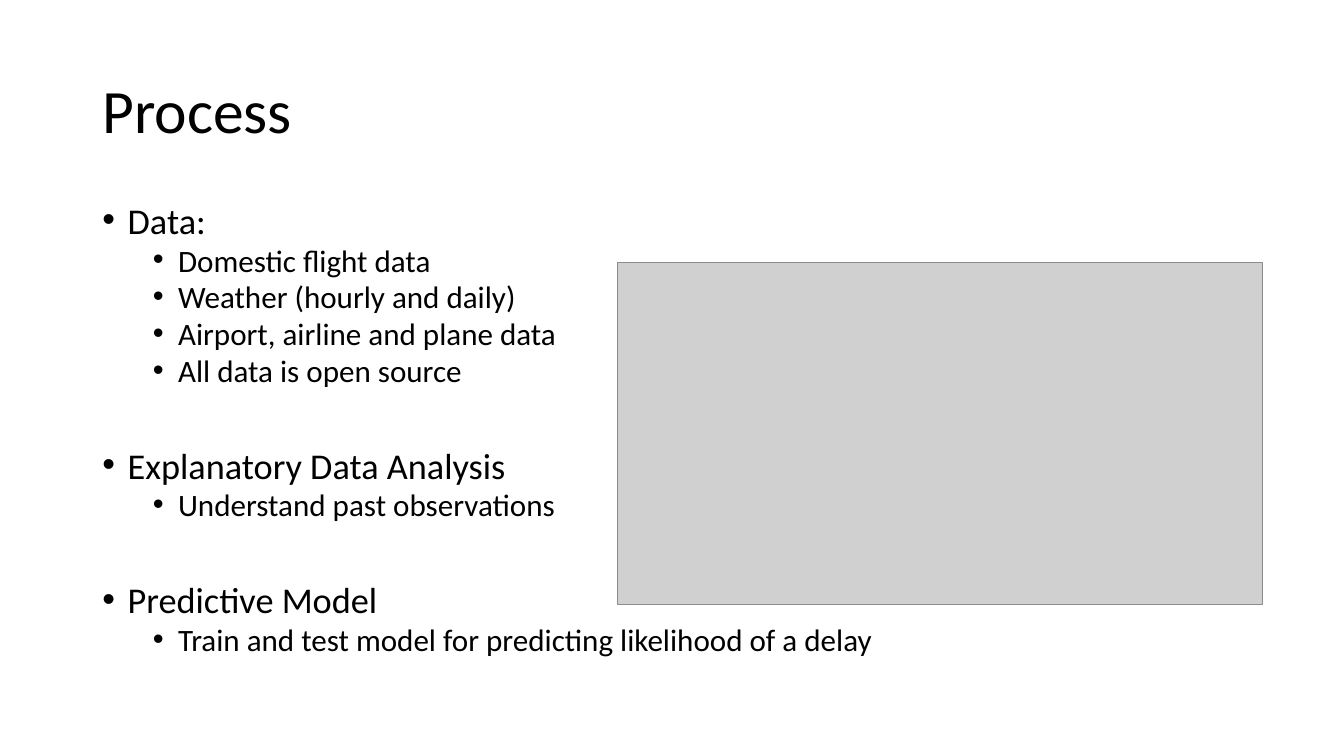
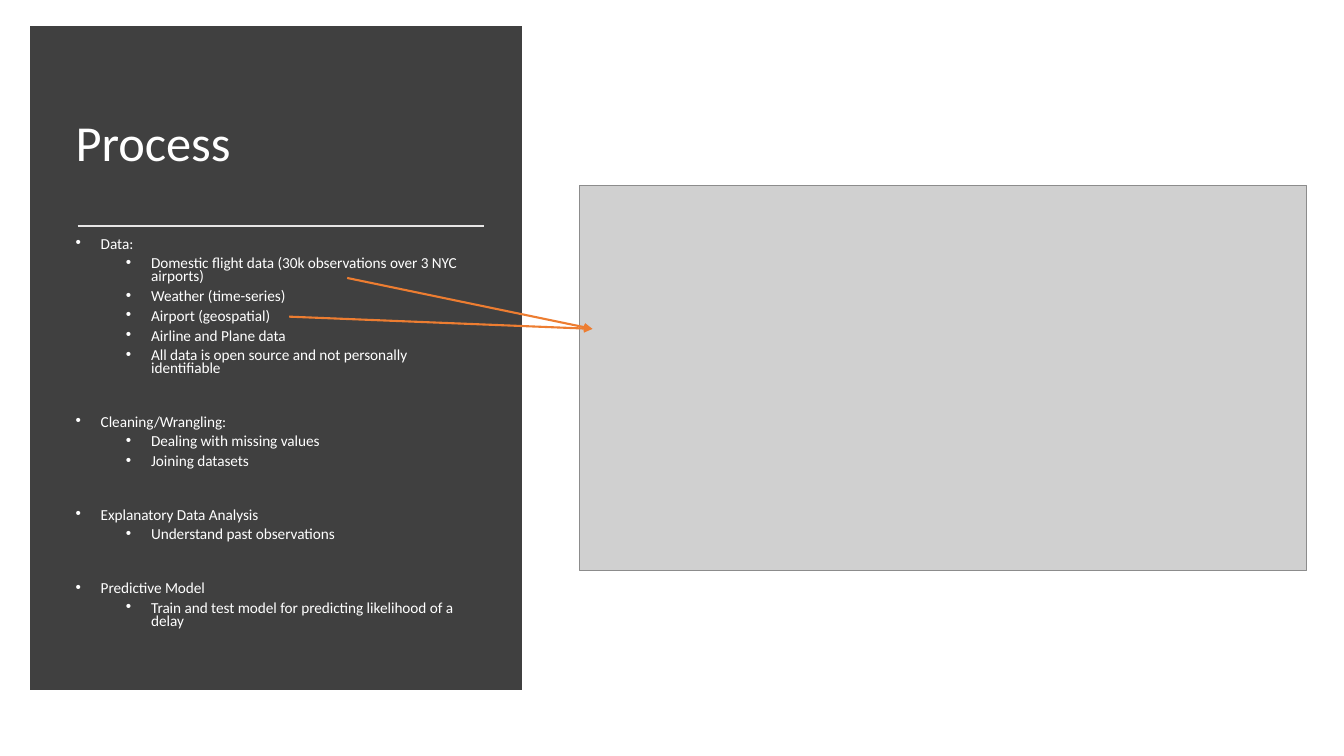
Before and after one commit to c-a11en/codeclan_final_project, a slide deck: slide 3 of Flight Delays Presentation.pptx. Drawn at 1344x756 pixels with LibreOffice and Linux fonts; fonts in the diff are those of the drawing; grey boxes stand for pictures. Boxes give left, top, right and bottom in pixels: in the first picture for what was removed or moved away, otherwise in the second. Text is boxed around its words. In the diff, an @@ line names an element or a change of style, - is before the commit and + after.

```diff
--- a/Flight Delays Presentation.pptx
+++ b/Flight Delays Presentation.pptx
@@ rectangle added at bbox=[37, 33, 515, 684], fill #404040, outline #404040 10 pt @@
@@ title "Process": place and size @@
-title "Process" at bbox=[102, 93, 292, 134]
+title "Process" at bbox=[76, 128, 231, 162]
@@ title "Process" at bbox=[76, 128, 231, 162]: size 44 to 36 pt, text colour #000000 to #FFFFFF @@
@@ picture: place and size @@
-picture at bbox=[618, 263, 1263, 605]
+picture at bbox=[580, 186, 1307, 571]
@@ text "Data:": place and size @@
-text "Data:" at bbox=[128, 210, 871, 657]
+text "Data:" at bbox=[101, 239, 457, 629]
@@ line added from (78, 226) to (484, 226), #E7E6E6 1.75 pt @@
@@ text at bbox=[101, 239, 453, 629]: size 25.9 to 10.8 pt in "Data:", "Explanatory Data Analysis", "Predictive Model"; text colour #000000 to #FFFFFF in "Data:", "Explanatory Data Analysis", "Understand past observations", "Predictive Model" and 1 more places; size 22.2 to 10.8 pt in "Understand past observations", "Train and test model for predicting likelihood ..."; line spacing 0.8 to 0.7 @@
@@ text at bbox=[101, 257, 457, 469]: text changed; size 22.2 to 10.8 pt; text colour #000000 to #FFFFFF @@
-  • Domestic flight data
-  • Weather (hourly and daily)
-  • Airport, airline and plane data
-  • All data is open source
+  • Domestic flight data (30k observations over 3 NYC airports)
+  • Weather (time-series)
+  • Airport (geospatial)
+  • Airline and Plane data
+  • All data is open source and not personally identifiable
+• Cleaning/Wrangling:
+  • Dealing with missing values
+  • Joining datasets
@@ arrow added from (347, 278) to (593, 329), #ED7D31 1.5 pt @@
@@ arrow added from (289, 317) to (593, 329), #ED7D31 1.5 pt @@
```
Also in this commit, not shown: 9 other slides changed, 2 slides added, 1 slide removed.
